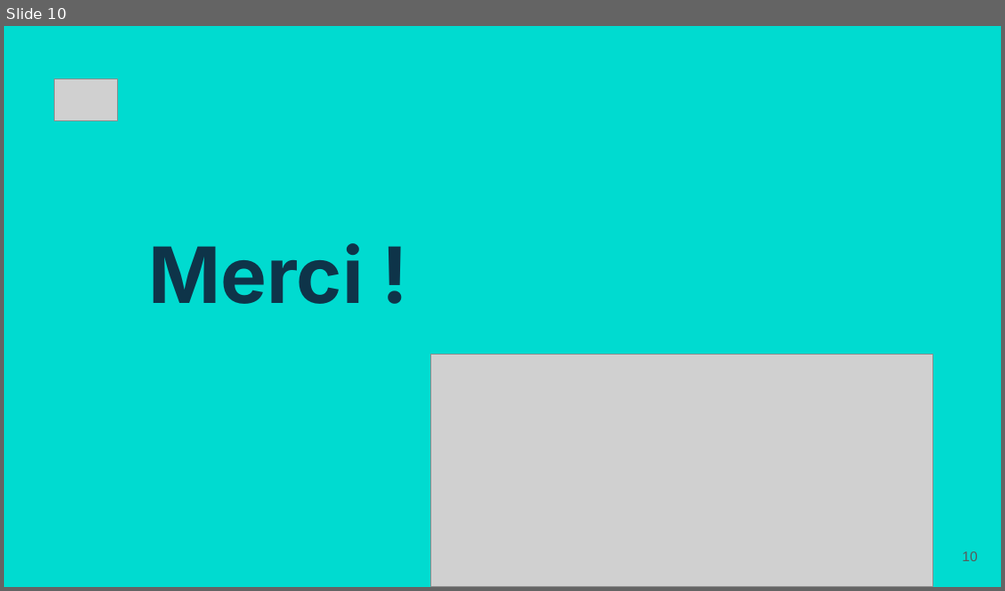
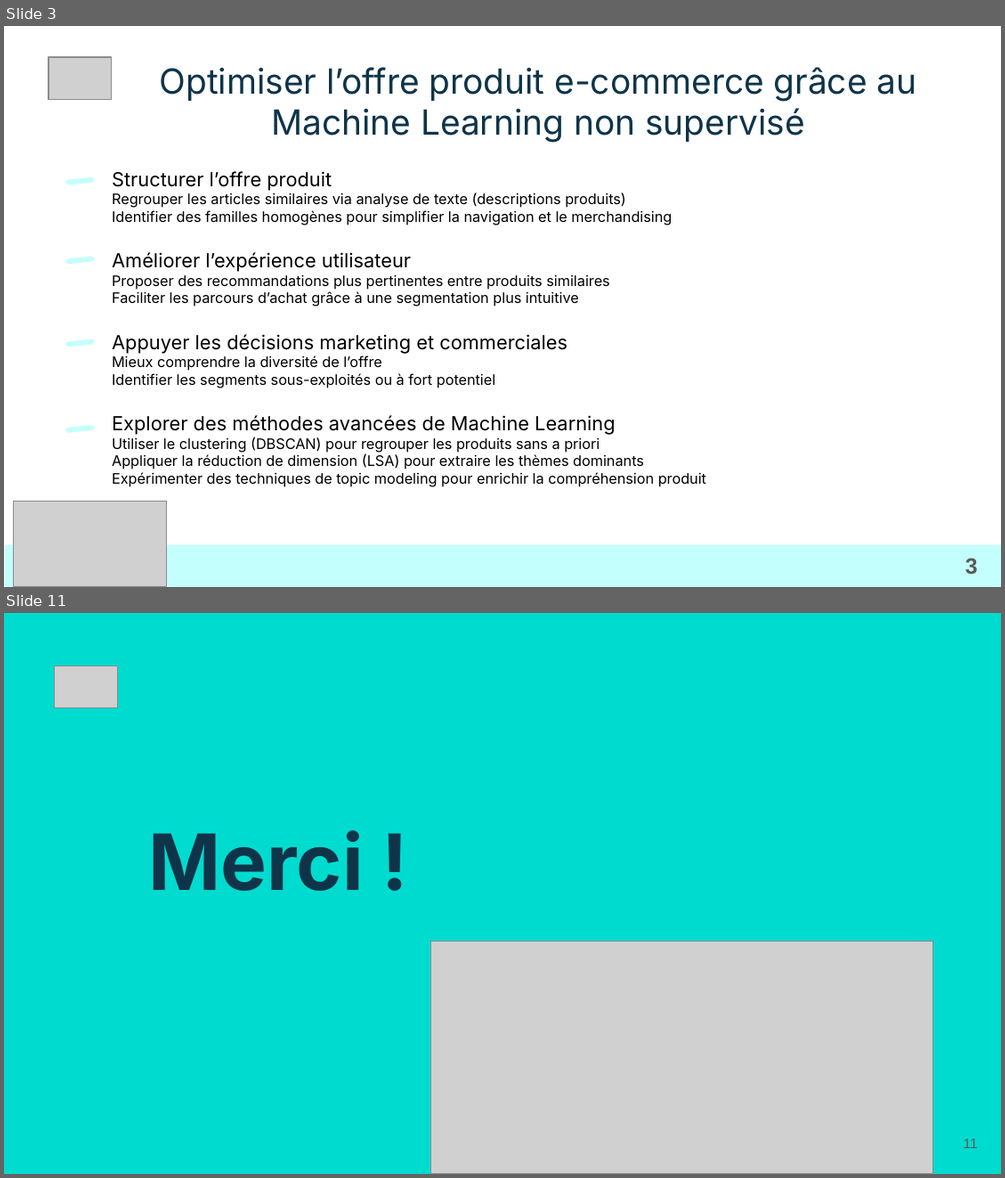
Before and after one commit to LoicV17/LoicValentini_Jedha_Certifications, a slide deck: CDSD_Concepteur_Developpeur_Sciences_Donnees/Presentations/ppt_versions/Bloc3_CDSD_Loic_Valentini.pptx. Shown one above the other, each under a label of ours: slide 10 before the commit, slides 3 and 11 after it; the slides between them are not shown. The pictures are 1005x591 and 1005x1178 pixels, drawn with LibreOffice and Linux fonts; fonts in the diff are those of the drawing; grey boxes stand for pictures; background and template pictures are left out. Boxes give left, top, right and bottom in pixels: in the first picture for what was removed or moved away, otherwise in the second. Text is boxed around its words. In the diff, an @@ line names an element or a change of style, - is before the commit and + after.

```diff
--- a/CDSD_Concepteur_Developpeur_Sciences_Donnees/Presentations/ppt_versions/Bloc3_CDSD_Loic_Valentini.pptx
+++ b/CDSD_Concepteur_Developpeur_Sciences_Donnees/Presentations/ppt_versions/Bloc3_CDSD_Loic_Valentini.pptx
@@ slide 3 added at (4, 26, 1001, 587), background picture (left out) @@
@@ picture added at (48, 57, 112, 99) @@
@@ title added at (160, 67, 917, 143), 25 pt, text #0E3449 @@
+Optimiser l’offre produit e-commerce grâce au Machine Learning non supervisé
@@ rounded rectangle added at (65, 177, 95, 185), fill #C3FFFC @@
@@ title added at (112, 171, 706, 487), 10.5 pt, text #000000 @@
+Structurer l’offre produit
+Regrouper les articles similaires via analyse de texte (descriptions produits)
+Identifier des familles homogènes pour simplifier la navigation et le merchandising
+Améliorer l’expérience utilisateur
+Proposer des recommandations plus pertinentes entre produits similaires
+Faciliter les parcours d’achat grâce à une segmentation plus intuitive
+Appuyer les décisions marketing et commerciales
+Mieux comprendre la diversité de l’offre
+Identifier les segments sous-exploités ou à fort potentiel
+Explorer des méthodes avancées de Machine Learning
+Utiliser le clustering (DBSCAN) pour regrouper les produits sans a priori
+Appliquer la réduction de dimension (LSA) pour extraire les thèmes dominants
+Expérimenter des techniques de topic modeling pour enrichir la compréhension produit
@@ rounded rectangle added at (65, 256, 95, 264), fill #C3FFFC @@
@@ rounded rectangle added at (65, 338, 95, 346), fill #C3FFFC @@
@@ rounded rectangle added at (65, 424, 95, 432), fill #C3FFFC @@
@@ picture added at (13, 500, 167, 586) @@
@@ rectangle added at (5, 544, 1001, 586), fill #C3FFFC @@
@@ page number added at (965, 557, 978, 574), 16 pt, text #595959, bold @@
+3
@@ what was slide 10 is now slide 11 @@
@@ page number at (963, 1138, 978, 1148): text changed @@
-10
+11
```
Also in this commit, not shown: 2 slides changed, 7 other slides added, 7 slides removed, 2 other files.
